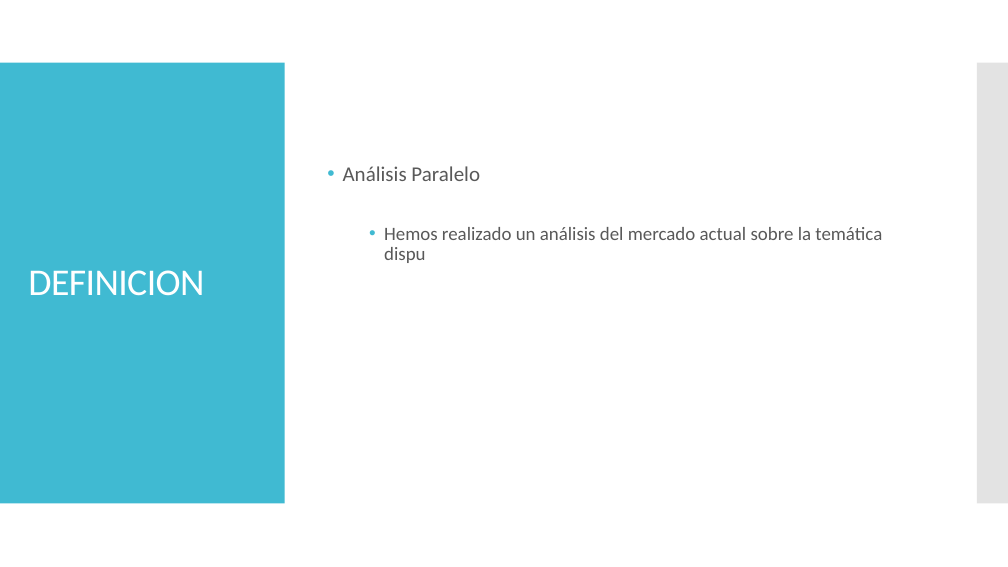
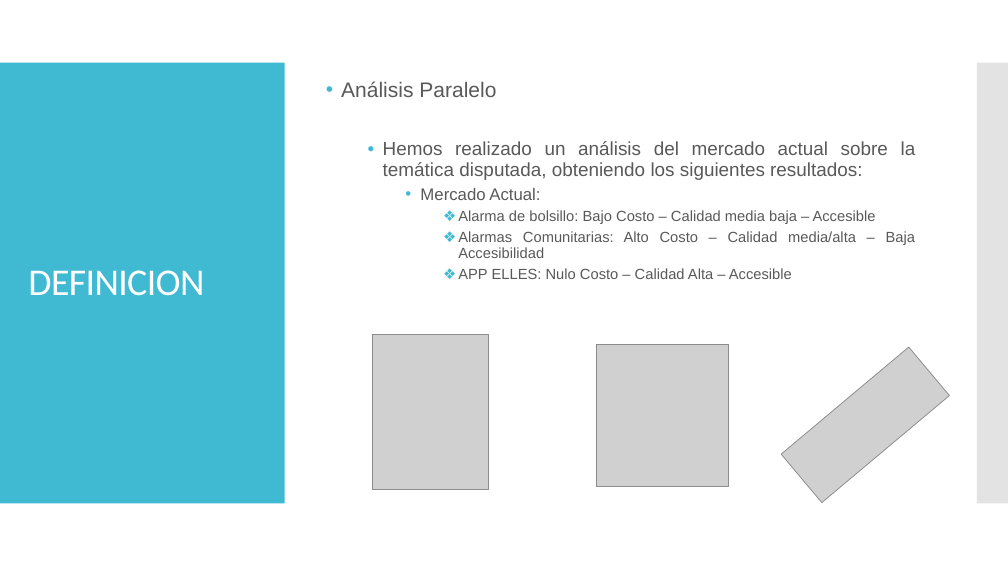
Before and after one commit to claudio-cordova-estrada/hackathon, a slide deck: slide 11 of Presentacion/Design_Thinking.pptx. Drawn at 1008x567 pixels with LibreOffice and Linux fonts; fonts in the diff are those of the drawing; grey boxes stand for pictures. Boxes give left, top, right and bottom in pixels: in the first picture for what was removed or moved away, otherwise in the second. Text is boxed around its words. In the diff, an @@ line names an element or a change of style, - is before the commit and + after.

Commit message:
Actualizacion Desing Thinking

```diff
--- a/Presentacion/Design_Thinking.pptx
+++ b/Presentacion/Design_Thinking.pptx
@@ text "Análisis Paralelo": place and size @@
-text "Análisis Paralelo" at <box>343,166,882,263</box>
+text "Análisis Paralelo" at <box>341,81,916,279</box>
@@ text at <box>341,81,496,97</box>: font Calibri to Arial in "Análisis Paralelo"; alignment left to justified @@
@@ text at <box>383,141,916,279</box>: text changed; size 18 to 14 pt; font Calibri to Arial @@
-  • Hemos realizado un análisis del mercado actual sobre la temática dispu
+  • Hemos realizado un análisis del mercado actual sobre la temática disputada, obteniendo los siguientes resultados:
+    • Mercado Actual:
+      ❖ Alarma de bolsillo: Bajo Costo – Calidad media baja – Accesible
+      ❖ Alarmas Comunitarias: Alto Costo – Calidad media/alta – Baja Accesibilidad
+      ❖ APP ELLES: Nulo Costo – Calidad Alta – Accesible
@@ picture added at <box>372,334,488,489</box> @@
@@ picture added at <box>597,345,729,486</box> @@
@@ picture added at <box>782,347,950,503</box> @@
```
Also in this commit, not shown: 5 other slides changed, 3 slides added, 2 slides removed.
